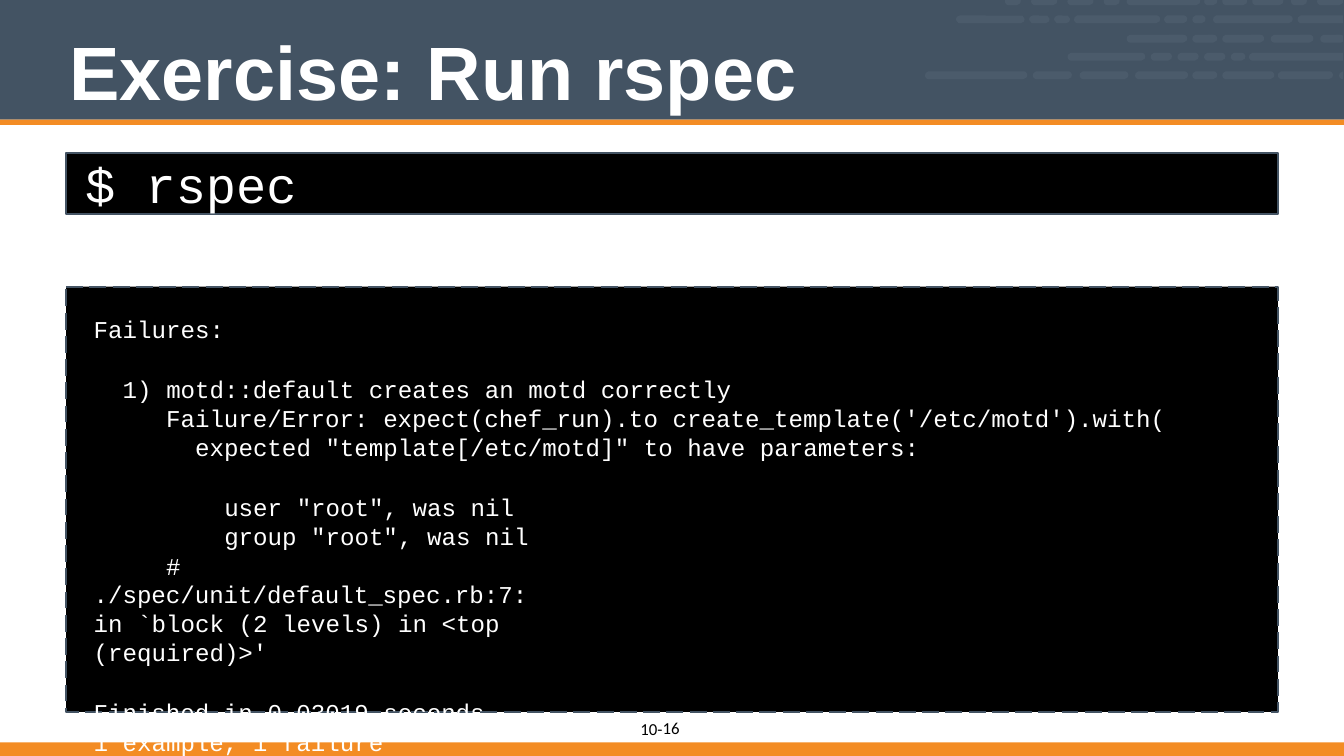
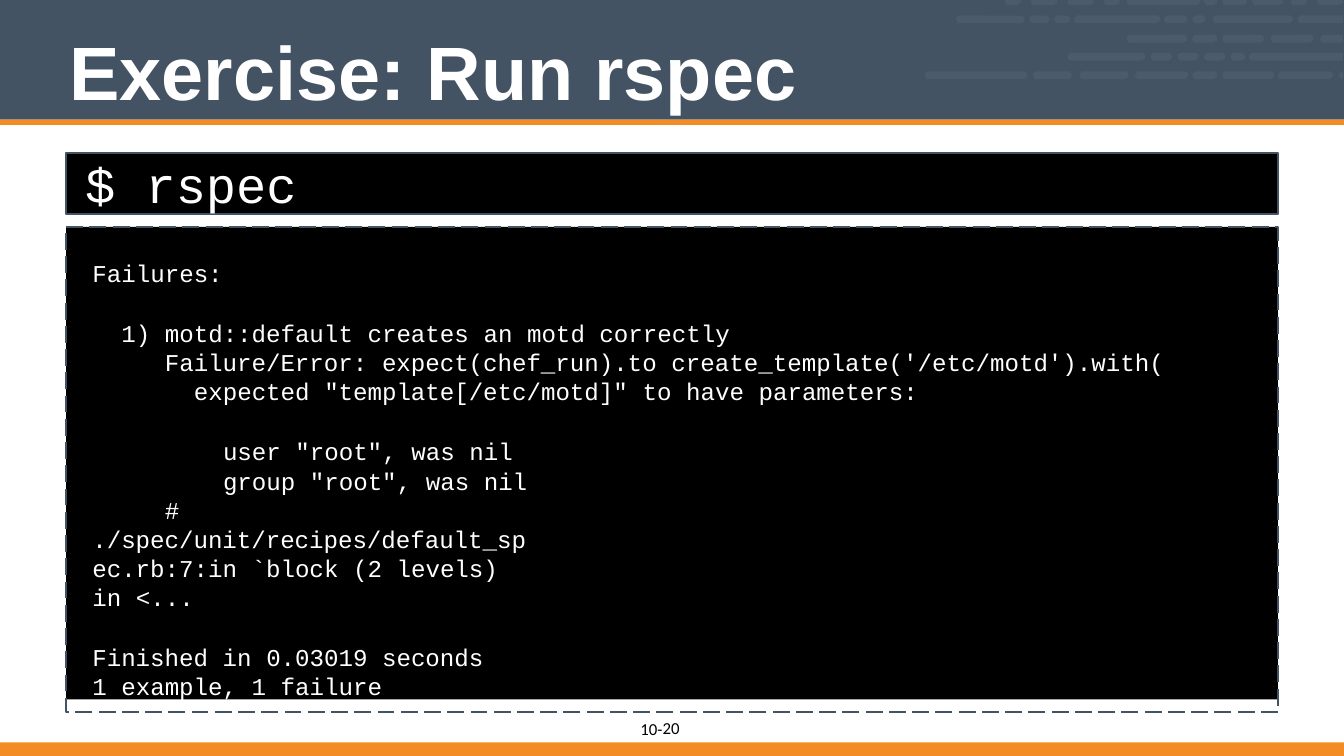
Before and after one commit to vinyar/chef-intermediate, a slide deck: slide 20 of 10-introduction_to_chefspec.pptx (slide 16 before the commit). Drawn at 1344x756 pixels with LibreOffice and Linux fonts; fonts in the diff are those of the drawing. Boxes give left, top, right and bottom in pixels: in the first picture for what was removed or moved away, otherwise in the second. Text is boxed around its words. In the diff, an @@ line names an element or a change of style, - is before the commit and + after.

Commit message:
Reworked the Introduction to Chefspec Portion
* Too often when teaching the material the source code in this section was far too small to read. So I opted to break out the explanation of the components of the spec across multiple slides to make it read better at poorer resolutions.

* Re-ordered a number of slides. To put the creation of the spec_helper file after creation of the spec directory and then continue on creating the paths. This is something that I tried the other way and decided that making all the paths and then editing the files did not feel right.

* Adopted the pattern of using the `spec/unit/recipes` folder because that is the path is generated when using `chef generate recipe ...`.

```diff
--- a/10-introduction_to_chefspec.pptx
+++ b/10-introduction_to_chefspec.pptx
@@ freeform shape resized from (x1=67, y1=286, x2=1278, y2=711) to (x1=67, y1=227, x2=1278, y2=712) @@
@@ freeform shape resized from (x1=67, y1=286, x2=1278, y2=711) to (x1=67, y1=227, x2=1278, y2=699) @@
@@ text "Failures:" moved from (x1=94, y1=320, x2=1165, y2=756) to (x1=92, y1=264, x2=1163, y2=703) @@
@@ text at (x1=92, y1=530, x2=526, y2=606): text changed @@
-# ./spec/unit/default_spec.rb:7:in `block (2 levels) in <top (required)>'
+# ./spec/unit/recipes/default_spec.rb:7:in `block (2 levels) in <...
@@ page number at (x1=663, y1=723, x2=680, y2=734): text changed @@
-16
+20
```
Also in this commit, not shown: 12 other slides changed, 5 slides added, 1 slide removed.
